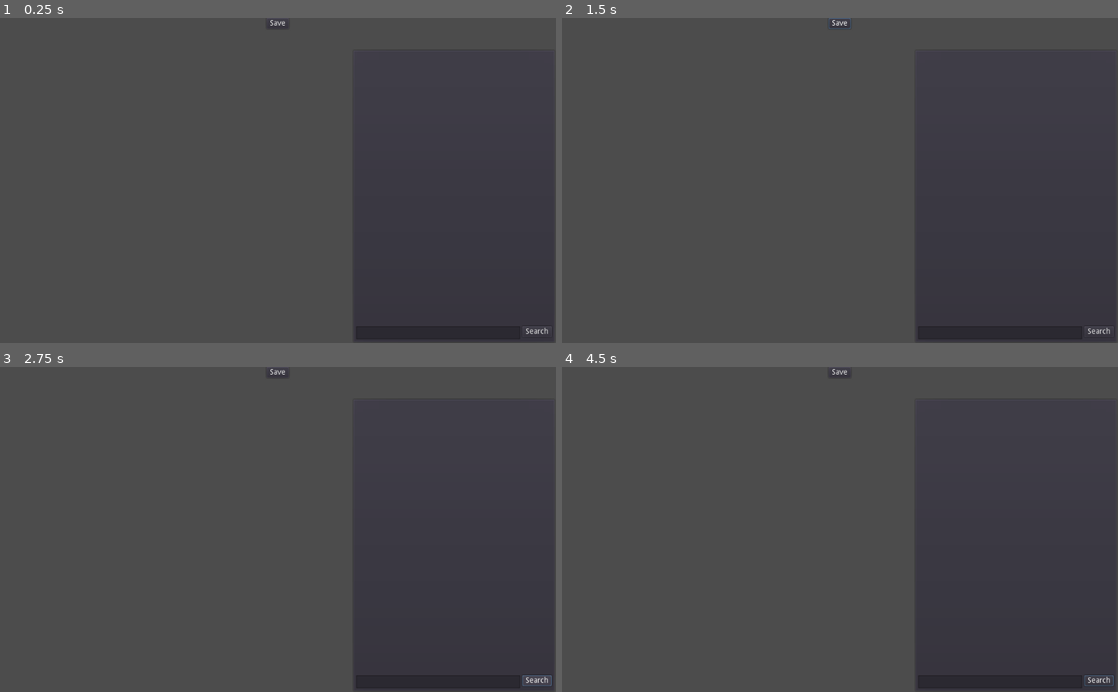
Above: before the commit, frames 1-4 (two rows, left to right).
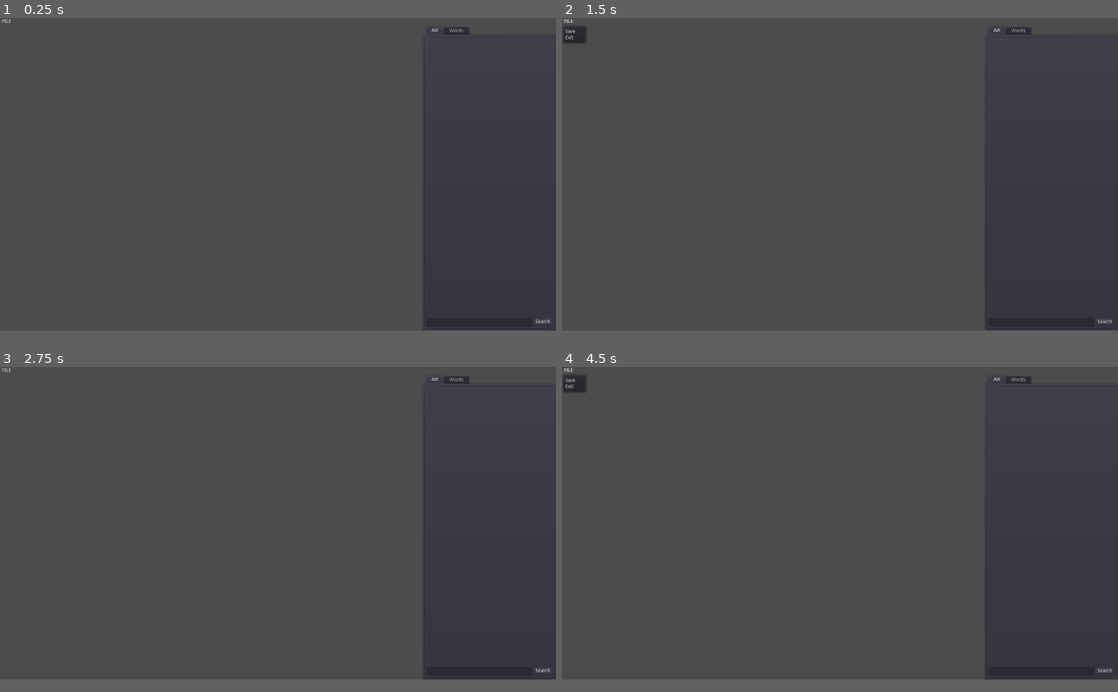
Above: after the commit, the same moments.

Repository: marschium/story_maker
Game: Godot game, scene res://Editor.tscn
The game is run twice, just before and just after one commit, with the same random seed, the same clock (stepped at 60 frames per second) and the same inputs. The project has no main scene, so this scene is started directly.
Inputs (mouse positions are in pixels of both pictures, inside the frame that each line leads up to):
- Up to frame 1 (0.25 s): no input
- Up to frame 2 (1.5 s): click (840, 24) at 0.5 s, where only the run before the commit has a clickable "Save"; click (567, 21) at 1.25 s, where only the run after the commit has a clickable "FILE"
- Up to frame 3 (2.75 s): click "Search" at 2 s
- Up to frame 4 (4.5 s): click (567, 370) at 2.75 s, where only the run after the commit has a clickable "FILE"; click "Search" at 3.5 s; click (567, 370) at 4.25 s, where only the run after the commit has a clickable "FILE"
In our replay, the window is 800x468 before the commit and 800x450 after it. These sizes can differ from the game's own. Grey fills any space a smaller window leaves; there, only what the larger window draws over its background counts as a difference.

The runs differ from the first frame. In frame 1, 1.4% of the frame differs, in the area x 0-100%, y 0-100%; in frame 2, 1.6%; in frame 3, 1.4%; in frame 4, 1.5%.

Commit message:
started dialogue

Diff:
--- /dev/null
+++ b/Dialogue.gd
@@ -0,0 +1,21 @@
+extends PanelContainer
+
+
+# Declare member variables here. Examples:
+# var a = 2
+# var b = "text"
+signal add_dialogue(text)
+
+
+# Called when the node enters the scene tree for the first time.
+func _ready():
+    pass # Replace with function body.
+
+
+# Called every frame. 'delta' is the elapsed time since the previous frame.
+#func _process(delta):
+#    pass
+
+
+func _on_Button_pressed():
+    emit_signal("add_dialogue", "hello world i am an example")
--- /dev/null
+++ b/Dialogue.tscn
@@ -0,0 +1,28 @@
+[gd_scene load_steps=2 format=2]
+
+[ext_resource path="res://Dialogue.gd" type="Script" id=1]
+
+[node name="Dialogue" type="PanelContainer"]
+margin_right = 203.0
+margin_bottom = 468.0
+size_flags_horizontal = 3
+size_flags_vertical = 3
+script = ExtResource( 1 )
+__meta__ = {
+"_edit_use_anchors_": false
+}
+
+[node name="VBoxContainer" type="VBoxContainer" parent="."]
+margin_left = 7.0
+margin_top = 7.0
+margin_right = 196.0
+margin_bottom = 461.0
+
+[node name="Button" type="Button" parent="."]
+margin_left = 7.0
+margin_top = 7.0
+margin_right = 196.0
+margin_bottom = 27.0
+size_flags_vertical = 2
+text = "ADD"
+[connection signal="pressed" from="Button" to="." method="_on_Button_pressed"]
--- /dev/null
+++ b/DialogueEditorElement.gd
@@ -0,0 +1,35 @@
+extends TextEdit
+
+
+# Declare member variables here. Examples:
+# var a = 2
+# var b = "text"
+export var keyword = ""
+
+signal keyword_selected(word)
+
+
+# Called when the node enters the scene tree for the first time.
+func _ready():
+    var view_size = get_viewport().size
+    rect_size = Vector2(view_size.x, view_size.y / 6)
+    rect_position = Vector2(0, view_size.y - rect_size.y)
+
+func show_text(text, keywords):
+    self.text = text
+    for keyword in keywords:
+        add_keyword_color(keyword, Color(1, 0, 0))
+
+# Called every frame. 'delta' is the elapsed time since the previous frame.
+#func _process(delta):
+#    pass
+
+func set_new_keyword(word):
+    add_keyword_color(word, Color(1, 0, 0))
+    text = text.replace(keyword, word)
+    keyword = word
+
+func _on_DialogueEditorElement_cursor_changed():
+    var selected_word = get_word_under_cursor()
+    if selected_word == keyword:
+        emit_signal("keyword_selected", selected_word)
--- /dev/null
+++ b/DialogueEditorElement.tscn
@@ -0,0 +1,18 @@
+[gd_scene load_steps=2 format=2]
+
+[ext_resource path="res://DialogueEditorElement.gd" type="Script" id=1]
+
+[node name="DialogueEditorElement" type="TextEdit"]
+margin_right = 444.0
+margin_bottom = 60.0
+text = "The quick brown fox jumps over the lazy dog"
+readonly = true
+syntax_highlighting = true
+context_menu_enabled = false
+selecting_enabled = false
+script = ExtResource( 1 )
+__meta__ = {
+"_edit_use_anchors_": false
+}
+keyword = "fox"
+[connection signal="cursor_changed" from="." to="." method="_on_DialogueEditorElement_cursor_changed"]
--- a/Editor.gd
+++ b/Editor.gd
@@ -4,14 +4,14 @@
 # Declare member variables here. Examples:
 # var a = 2
 # var b = "text"
-var world = null
+onready var world = $VBoxContainer/HBoxContainer/ViewportContainer/Viewport/World
+onready var tab_container = $VBoxContainer/HBoxContainer/TabContainer
 
 # Called when the node enters the scene tree for the first time.
 func _ready():
-    world = $VBoxContainer/HBoxContainer/ViewportContainer/Viewport/World
+    pass
 
-
-func _on_Button_pressed():
+func _export_game():
     var scene_to_save = world.get_scene_to_save()
     var packed_scene = PackedScene.new()
     packed_scene.pack(scene_to_save)
@@ -22,3 +22,6 @@
     packer.add_file("res://main.tscn", "user://world.tscn")
     world.save_resources_to_packer(packer)
     packer.flush()
+
+func _on_MenuButton_save_selected():
+    _export_game()
--- a/Editor.tscn
+++ b/Editor.tscn
@@ -1,38 +1,37 @@
-[gd_scene load_steps=5 format=2]
+[gd_scene load_steps=7 format=2]
 
 [ext_resource path="res://PictureDownload.tscn" type="PackedScene" id=1]
 [ext_resource path="res://World.tscn" type="PackedScene" id=2]
 [ext_resource path="res://Editor.gd" type="Script" id=3]
 [ext_resource path="res://ViewportContainer.gd" type="Script" id=4]
+[ext_resource path="res://EditorMenuButton.gd" type="Script" id=5]
+[ext_resource path="res://Dialogue.tscn" type="PackedScene" id=6]
 
 [node name="Editor" type="Node2D"]
 script = ExtResource( 3 )
 
 [node name="VBoxContainer" type="VBoxContainer" parent="."]
-margin_right = 1023.0
-margin_bottom = 600.0
+margin_right = 1600.0
+margin_bottom = 900.0
 alignment = 1
 __meta__ = {
 "_edit_use_anchors_": false
 }
 
-[node name="Button" type="Button" parent="VBoxContainer"]
-margin_left = 491.0
-margin_right = 532.0
+[node name="MenuButton" type="MenuButton" parent="VBoxContainer"]
+margin_right = 38.0
 margin_bottom = 20.0
-size_flags_horizontal = 4
-size_flags_vertical = 2
-text = "Save"
-__meta__ = {
-"_edit_use_anchors_": false
-}
+size_flags_horizontal = 2
+text = "FILE"
+script = ExtResource( 5 )
 
 [node name="HBoxContainer" type="HBoxContainer" parent="VBoxContainer"]
-margin_top = 58.0
-margin_right = 1023.0
-margin_bottom = 600.0
+margin_top = 24.0
+margin_right = 1600.0
+margin_bottom = 900.0
 grow_horizontal = 2
 grow_vertical = 2
+rect_min_size = Vector2( 1200, 720 )
 size_flags_horizontal = 3
 size_flags_vertical = 3
 __meta__ = {
@@ -40,8 +39,8 @@
 }
 
 [node name="ViewportContainer" type="ViewportContainer" parent="VBoxContainer/HBoxContainer"]
-margin_right = 645.0
-margin_bottom = 542.0
+margin_right = 1214.0
+margin_bottom = 876.0
 mouse_filter = 1
 size_flags_horizontal = 3
 size_flags_vertical = 3
@@ -49,7 +48,7 @@
 script = ExtResource( 4 )
 
 [node name="Viewport" type="Viewport" parent="VBoxContainer/HBoxContainer/ViewportContainer"]
-size = Vector2( 645, 542 )
+size = Vector2( 1214, 876 )
 handle_input_locally = false
 usage = 0
 render_target_update_mode = 3
@@ -57,12 +56,32 @@
 
 [node name="World" parent="VBoxContainer/HBoxContainer/ViewportContainer/Viewport" instance=ExtResource( 2 )]
 
-[node name="PictureDownload" parent="VBoxContainer/HBoxContainer" instance=ExtResource( 1 )]
-margin_left = 649.0
-margin_right = 1023.0
-margin_bottom = 542.0
+[node name="TabContainer" type="TabContainer" parent="VBoxContainer/HBoxContainer"]
+margin_left = 1218.0
+margin_right = 1600.0
+margin_bottom = 876.0
+rect_min_size = Vector2( 300, 0 )
+size_flags_vertical = 3
+tab_align = 0
+
+[node name="Art" parent="VBoxContainer/HBoxContainer/TabContainer" instance=ExtResource( 1 )]
+anchor_right = 1.0
+anchor_bottom = 1.0
+margin_left = 4.0
+margin_top = 32.0
+margin_right = -4.0
+margin_bottom = -4.0
 grow_horizontal = 0
 grow_vertical = 0
-size_flags_vertical = 1
-[connection signal="pressed" from="VBoxContainer/Button" to="." method="_on_Button_pressed"]
-[connection signal="image_picked" from="VBoxContainer/HBoxContainer/PictureDownload" to="VBoxContainer/HBoxContainer/ViewportContainer/Viewport/World" method="_on_PictureDownload_image_picked"]
+
+[node name="Words" parent="VBoxContainer/HBoxContainer/TabContainer" instance=ExtResource( 6 )]
+visible = false
+anchor_right = 1.0
+anchor_bottom = 1.0
+margin_left = 4.0
+margin_top = 32.0
+margin_right = -4.0
+margin_bottom = -4.0
+[connection signal="save_selected" from="VBoxContainer/MenuButton" to="." method="_on_MenuButton_save_selected"]
+[connection signal="image_picked" from="VBoxContainer/HBoxContainer/TabContainer/Art" to="VBoxContainer/HBoxContainer/ViewportContainer/Viewport/World" method="_on_PictureDownload_image_picked"]
+[connection signal="add_dialogue" from="VBoxContainer/HBoxContainer/TabContainer/Words" to="VBoxContainer/HBoxContainer/ViewportContainer/Viewport/World" method="_on_Dialogue_add_dialogue"]
--- /dev/null
+++ b/EditorMenuButton.gd
@@ -0,0 +1,22 @@
+extends MenuButton
+
+
+# Declare member variables here. Examples:
+# var a = 2
+# var b = "text"
+signal save_selected
+
+
+# Called when the node enters the scene tree for the first time.
+func _ready():
+    get_popup().add_item("Save")
+    get_popup().add_item("Exit")
+    get_popup().connect("id_pressed", self, "item_pressed")
+
+
+func item_pressed(id):
+    var name = get_popup().get_item_text(id)
+    if name == "Save":
+        emit_signal("save_selected")
+    elif name == "Exit":
+        get_tree().quit()
--- a/World.gd
+++ b/World.gd
@@ -2,16 +2,12 @@
 
 var editor_element = preload("res://EditorElement.tscn")
 var editor_element_class = preload("res://EditorElement.gd")
+var dialogue_element = preload("res://DialogueEditorElement.tscn")
 
 # Called when the node enters the scene tree for the first time.
 func _ready():
     pass
 
-func _on_PictureDownload_image_picked(image):
-    var e = editor_element.instance()
-    e.set_name("EditorElement")
-    e.initalise(image)
-    add_child(e)
 
 func get_scene_to_save():
     var root = Node2D.new()
@@ -26,3 +22,15 @@
     for child in get_children():
         if child is editor_element_class:
             child.save_resources_to_packer(packer)
+
+func _on_PictureDownload_image_picked(image):
+    var e = editor_element.instance()
+    e.set_name("EditorElement")
+    e.initalise(image)
+    add_child(e)
+
+func _on_Dialogue_add_dialogue(text):
+    print("adding")
+    var d = dialogue_element.instance()
+    add_child(d)
+    d.show_text(text, [])
--- a/project.godot
+++ b/project.godot
@@ -18,6 +18,11 @@
 config/name="creator"
 config/icon="res://icon.png"
 
+[display]
+
+window/size/width=1600
+window/size/height=900
+
 [rendering]
 
 environment/default_environment="res://default_env.tres"
